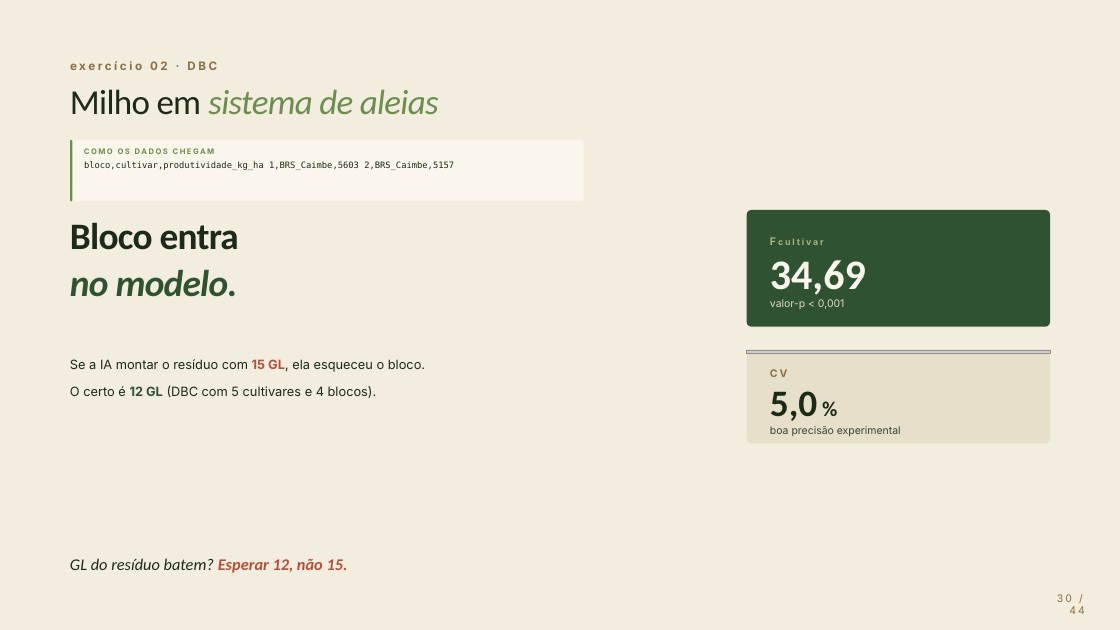
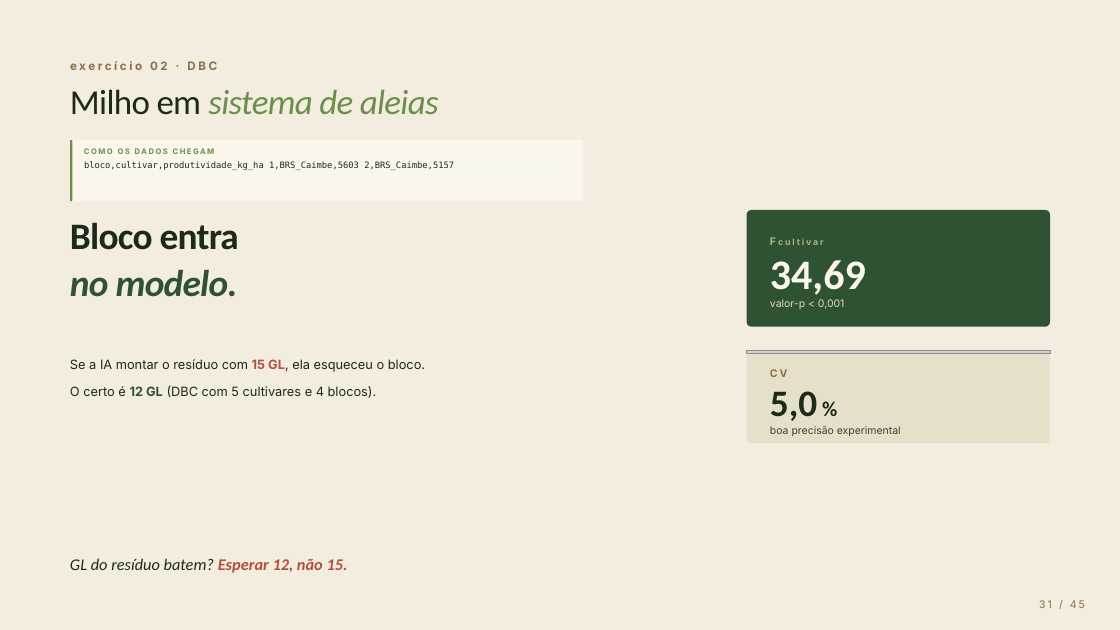
Before and after one commit to guihenrique13/curso-ia-estatistica-inova-agroflorestal, a slide deck: slide 31 of slides/curso-ia-estatistica.pptx (slide 30 before the commit). Drawn at 1120x630 pixels with LibreOffice and Linux fonts; fonts in the diff are those of the drawing; grey boxes stand for pictures; background and template pictures are left out. Boxes give left, top, right and bottom in pixels: in the first picture for what was removed or moved away, otherwise in the second. Text is boxed around its words. In the diff, an @@ line names an element or a change of style, - is before the commit and + after.

```diff
--- a/slides/curso-ia-estatistica.pptx
+++ b/slides/curso-ia-estatistica.pptx
@@ text at (1039,600,1085,608): text changed @@
-30 / 44
+31 / 45
```
Also in this commit, not shown: 43 other slides changed, 1 slide added, 8 other files.
